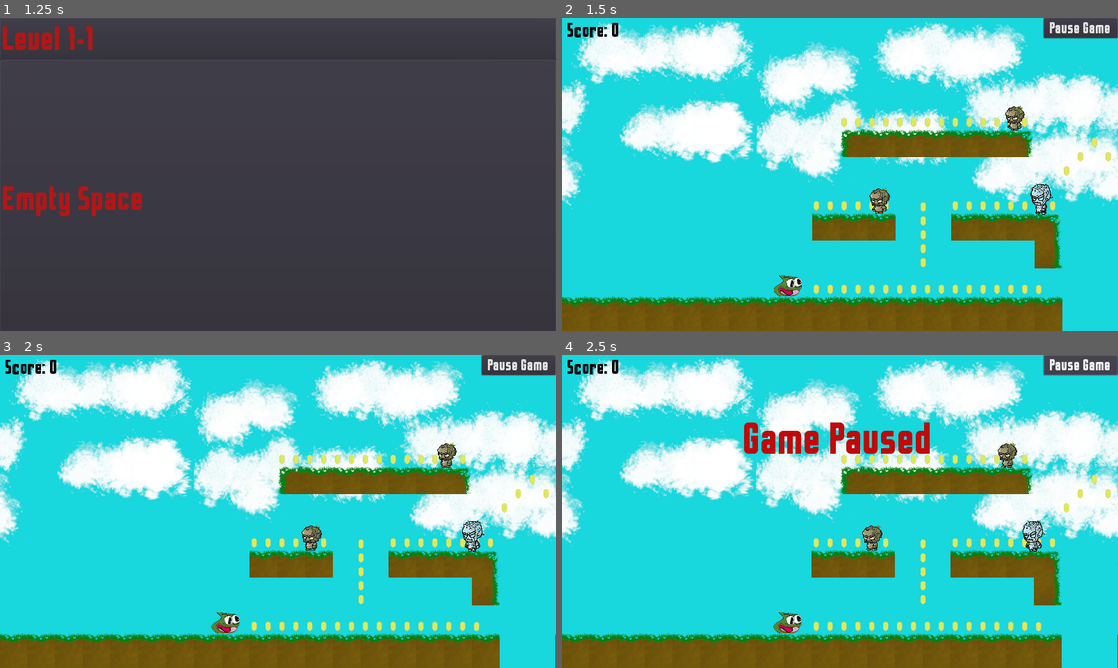
Above: before the commit, frames 1-4 (two rows, left to right).
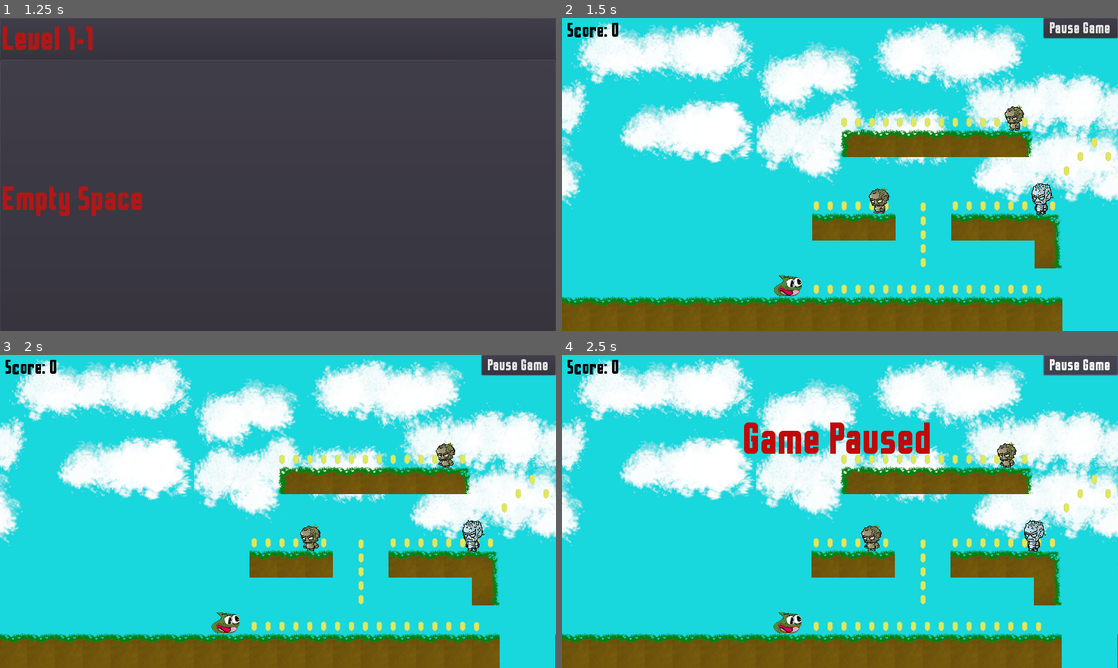
Above: after the commit, the same moments.

Repository: cbenally183/Test-Game
Game: Godot game, scene res://Menu.tscn
Two runs of this game, one before a commit and one after it. Both use one fixed random seed, a clock stepped at 60 frames per second and the inputs below.
Inputs:
- Up to frame 1 (1.25 s): click "Untitled Game" at 0.5 s
- Up to frame 2 (1.5 s): click "Level 1-1" at 1.25 s
- Up to frame 3 (2 s): no input
- Up to frame 4 (2.5 s): click "Pause Game" at 2 s

Frame 1 is identical in both runs. In frame 2, 0.4% of the frame differs, in the area x 55-89%, y 27-63%; in frame 3, 0.4%; in frame 4, 0.5%, in the area x 53-87%, y 27-63%.

Commit message:
fixed sprite

Diff:
--- a/KinematicBody2D.gd
+++ b/KinematicBody2D.gd
@@ -8,7 +8,7 @@
 const TYPE = "PLAYER"
 var motion = Vector2()
 var coins_collected = 0
-var alive = 1
+var alive = 2
 
 func _physics_process(delta):
 	var player = AudioStreamPlayer.new()
@@ -61,7 +61,7 @@
 			player.volume_db = VOLUME+20
 			player.stream = load("res://Sounds/SoundFX/hurt.wav")
 			player.play()
-			alive = 0
+			alive = 1
 			queue_free()
 			get_node("../UI/Loss").show()
 
--- a/World.gd
+++ b/World.gd
@@ -6,9 +6,12 @@
 
 
 func _on_PauseButton_pressed():
-	if get_tree().paused:
-		get_tree().paused = false
-		get_node("UI/PauseScreen").hide()
+	if $Player.get("alive") == 2:
+		if get_tree().paused:
+			get_tree().paused = false
+			get_node("UI/PauseScreen").hide()
+		else:
+			get_tree().paused = true
+			get_node("UI/PauseScreen").show()
 	else:
-		get_tree().paused = true
-		get_node("UI/PauseScreen").show()
+		pass
--- a/World.tscn
+++ b/World.tscn
@@ -104,26 +104,32 @@
 "speed": 20.0
 } ]
 
-[sub_resource type="RectangleShape2D" id=10]
+[sub_resource type="RectangleShape2D" id=8]
 extents = Vector2( 47.2323, 56.8923 )
 
-[sub_resource type="RectangleShape2D" id=11]
+[sub_resource type="RectangleShape2D" id=9]
 extents = Vector2( 22.598, 24.946 )
 
-[sub_resource type="DynamicFont" id=12]
+[sub_resource type="DynamicFont" id=10]
 size = 40
 font_data = ExtResource( 62 )
 
-[sub_resource type="DynamicFont" id=13]
+[sub_resource type="DynamicFont" id=11]
 size = 32
 font_data = ExtResource( 62 )
 
-[sub_resource type="DynamicFontData" id=14]
+[sub_resource type="DynamicFontData" id=12]
 font_path = "res://TimeandSpace-Regular.ttf"
 
-[sub_resource type="DynamicFont" id=15]
+[sub_resource type="DynamicFont" id=13]
 size = 90
-font_data = SubResource( 14 )
+font_data = SubResource( 12 )
+
+[sub_resource type="ConvexPolygonShape2D" id=14]
+points = PoolVector2Array( 0, 0, 64, 0, 64, 64, 0, 64 )
+
+[sub_resource type="ConvexPolygonShape2D" id=15]
+points = PoolVector2Array( 0, 0, 64, 0, 64, 64, 0, 64 )
 
 [sub_resource type="ConvexPolygonShape2D" id=16]
 points = PoolVector2Array( 0, 0, 64, 0, 64, 64, 0, 64 )
@@ -137,13 +143,7 @@
 [sub_resource type="ConvexPolygonShape2D" id=19]
 points = PoolVector2Array( 0, 0, 64, 0, 64, 64, 0, 64 )
 
-[sub_resource type="ConvexPolygonShape2D" id=20]
-points = PoolVector2Array( 0, 0, 64, 0, 64, 64, 0, 64 )
-
-[sub_resource type="ConvexPolygonShape2D" id=21]
-points = PoolVector2Array( 0, 0, 64, 0, 64, 64, 0, 64 )
-
-[sub_resource type="TileSet" id=22]
+[sub_resource type="TileSet" id=20]
 resource_local_to_scene = true
 0/name = "backup tileset.png 0"
 0/texture = ExtResource( 63 )
@@ -267,8 +267,12 @@
 texture = ExtResource( 3 )
 
 [node name="Player" type="KinematicBody2D" parent="."]
+editor/display_folded = true
 position = Vector2( -224, -32 )
 script = ExtResource( 4 )
+__meta__ = {
+"_edit_lock_": true
+}
 
 [node name="Sprite" type="AnimatedSprite" parent="Player"]
 position = Vector2( -216.016, 325.588 )
@@ -298,8 +302,6 @@
 limit_bottom = 0
 smoothing_enabled = true
 
-[node name="Invisible Walls" type="StaticBody2D" parent="."]
-
 [node name="Coin" type="Node2D" parent="."]
 editor/display_folded = true
 
@@ -1101,24 +1103,25 @@
 editor/display_folded = true
 
 [node name="5Head" type="KinematicBody2D" parent="enemies"]
-editor/display_folded = true
 script = ExtResource( 12 )
 
 [node name="Sprite" type="AnimatedSprite" parent="enemies/5Head"]
 position = Vector2( 720.175, 280 )
 scale = Vector2( 0.166982, 0.164938 )
-frames = SubResource( 7 )
+frames = SubResource( 5 )
+frame = 14
+playing = true
 
 [node name="CollisionShape2D2" type="CollisionShape2D" parent="enemies/5Head"]
 position = Vector2( 720.175, 282.524 )
-shape = SubResource( 8 )
+shape = SubResource( 6 )
 
 [node name="hitbox" type="Area2D" parent="enemies/5Head"]
 position = Vector2( 730.537, 250.821 )
 
 [node name="CollisionShape2D" type="CollisionShape2D" parent="enemies/5Head/hitbox"]
 position = Vector2( -11.5494, 29.179 )
-shape = SubResource( 8 )
+shape = SubResource( 6 )
 
 [node name="5Head2" type="KinematicBody2D" parent="enemies"]
 editor/display_folded = true
@@ -1127,20 +1130,20 @@
 [node name="Sprite" type="AnimatedSprite" parent="enemies/5Head2"]
 position = Vector2( 148, 81.2227 )
 scale = Vector2( 0.13177, 0.13505 )
-frames = SubResource( 7 )
-frame = 19
+frames = SubResource( 5 )
+frame = 2
 playing = true
 
 [node name="CollisionShape2D2" type="CollisionShape2D" parent="enemies/5Head2"]
 position = Vector2( 145.909, 81.2223 )
-shape = SubResource( 8 )
+shape = SubResource( 6 )
 
 [node name="hitbox" type="Area2D" parent="enemies/5Head2"]
 position = Vector2( 135.207, 48.0153 )
 
 [node name="CollisionShape2D" type="CollisionShape2D" parent="enemies/5Head2/hitbox"]
 position = Vector2( 10.7025, 33.2073 )
-shape = SubResource( 8 )
+shape = SubResource( 6 )
 
 [node name="Billy" type="KinematicBody2D" parent="enemies"]
 editor/display_folded = true
@@ -1149,21 +1152,21 @@
 [node name="Sprite" type="AnimatedSprite" parent="enemies/Billy"]
 position = Vector2( -224.086, 96.738 )
 scale = Vector2( 0.126852, 0.103998 )
-frames = SubResource( 9 )
-frame = 7
+frames = SubResource( 7 )
+frame = 23
 playing = true
 
 [node name="CollisionShape2D" type="CollisionShape2D" parent="enemies/Billy"]
 position = Vector2( -223.957, 99.0591 )
 scale = Vector2( 0.462254, 0.474663 )
-shape = SubResource( 10 )
+shape = SubResource( 8 )
 
 [node name="hitbox" type="Area2D" parent="enemies/Billy"]
 position = Vector2( -386.657, -194.799 )
 
 [node name="CollisionShape2D" type="CollisionShape2D" parent="enemies/Billy/hitbox"]
 position = Vector2( 162.571, 296.142 )
-shape = SubResource( 11 )
+shape = SubResource( 9 )
 
 [node name="Billy2" type="KinematicBody2D" parent="enemies"]
 editor/display_folded = true
@@ -1172,31 +1175,30 @@
 [node name="Sprite" type="AnimatedSprite" parent="enemies/Billy2"]
 position = Vector2( 87.2688, -90 )
 scale = Vector2( 0.119923, 0.100888 )
-frames = SubResource( 9 )
-frame = 7
+frames = SubResource( 7 )
+frame = 23
 playing = true
 
 [node name="CollisionShape2D" type="CollisionShape2D" parent="enemies/Billy2"]
 position = Vector2( 87.7957, -89.8646 )
 scale = Vector2( 0.462254, 0.474663 )
-shape = SubResource( 10 )
+shape = SubResource( 8 )
 
 [node name="hitbox" type="Area2D" parent="enemies/Billy2"]
 position = Vector2( -72.1243, -384.12 )
 
 [node name="CollisionShape2D" type="CollisionShape2D" parent="enemies/Billy2/hitbox"]
 position = Vector2( 159.393, 295.348 )
-shape = SubResource( 11 )
+shape = SubResource( 9 )
 
 [node name="UI" type="CanvasLayer" parent="."]
-editor/display_folded = true
 
 [node name="Score" type="Label" parent="UI"]
 margin_left = 12.1188
 margin_top = 4.12589
 margin_right = 192.119
 margin_bottom = 105.126
-custom_fonts/font = SubResource( 12 )
+custom_fonts/font = SubResource( 10 )
 custom_colors/font_color = Color( 0, 0, 0, 1 )
 text = "Score: 0
 "
@@ -1225,24 +1227,24 @@
 margin_left = -4.0
 margin_right = 1280.0
 margin_bottom = 386.0
-custom_fonts/font = SubResource( 15 )
+custom_fonts/font = SubResource( 13 )
 custom_colors/font_color = Color( 0.756863, 0.0431373, 0.0431373, 1 )
 text = "Game Paused"
 align = 1
 valign = 1
 
 [node name="TileMap" type="TileMap" parent="."]
-tile_set = SubResource( 22 )
+tile_set = SubResource( 20 )
 format = 1
-tile_data = PoolIntArray( -262136, 0, 0, -262135, 1, 0, -262134, 1, 0, -262133, 2, 0, -5, 0, 0, -4, 1, 0, -3, 1, 0, -2, 1, 0, -1, 1, 0, -65536, 1, 0, -65535, 2, 0, -65531, 0, 0, -65530, 1, 0, -65529, 1, 0, -65528, 1, 0, -65527, 1, 0, -65526, 1, 0, -65525, 2, 0, 196600, 3, 0, 196602, 1, 0, 196603, …(1309 unchanged characters)…
+tile_data = PoolIntArray( -262133, 0, 0, -262132, 2, 0, -196597, 4, 0, -196596, 6, 0, -131061, 4, 0, -131060, 6, 0, -5, 0, 0, -4, 1, 0, -3, 1, 0, -2, 1, 0, -1, 1, 0, -65536, 1, 0, -65535, 2, 0, -65531, 0, 0, -65530, 1, 0, -65529, 1, 0, -65528, 1, 0, -65527, 1, 0, -65526, 1, 0, -65525, 5, 0, -65524, 6, 0, 196600, 3, 0, 196602, 1, 0, 196603, …(1309 unchanged characters)…
 __meta__ = {
 "_edit_lock_": true
 }
 [connection signal="body_entered" from="Coin/coin0" to="Coin/coin0" method="_on_Area2D_body_entered"]
 [connection signal="body_entered" from="Coin/coin0" to="Player" method="_on_Area2D_body_entered"]
 [connection signal="body_entered" from="Coin/coin0" to="." method="_on_Area2D2_body_entered"]
+[connection signal="body_entered" from="Coin/coin45" to="Player" method="_on_Area2D_body_entered"]
 [connection signal="body_entered" from="Coin/coin45" to="Coin/coin45" method="_on_Area2D_body_entered"]
-[connection signal="body_entered" from="Coin/coin45" to="Player" method="_on_Area2D_body_entered"]
 [connection signal="body_entered" from="Coin/coin45" to="." method="_on_Area2D2_body_entered"]
 [connection signal="body_entered" from="Coin/coin50" to="Coin/coin50" method="_on_Area2D_body_entered"]
 [connection signal="body_entered" from="Coin/coin50" to="Player" method="_on_Area2D_body_entered"]
Not shown: 72 places in World.tscn that only renumber resources
